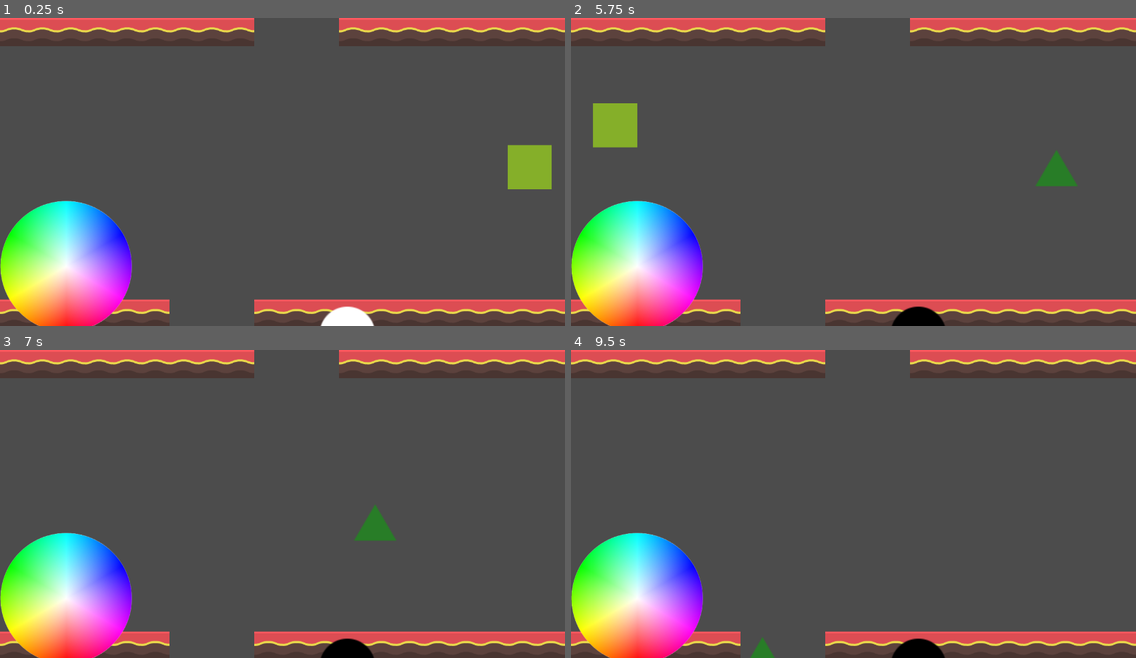
Above: before the commit, frames 1-4 (two rows, left to right).
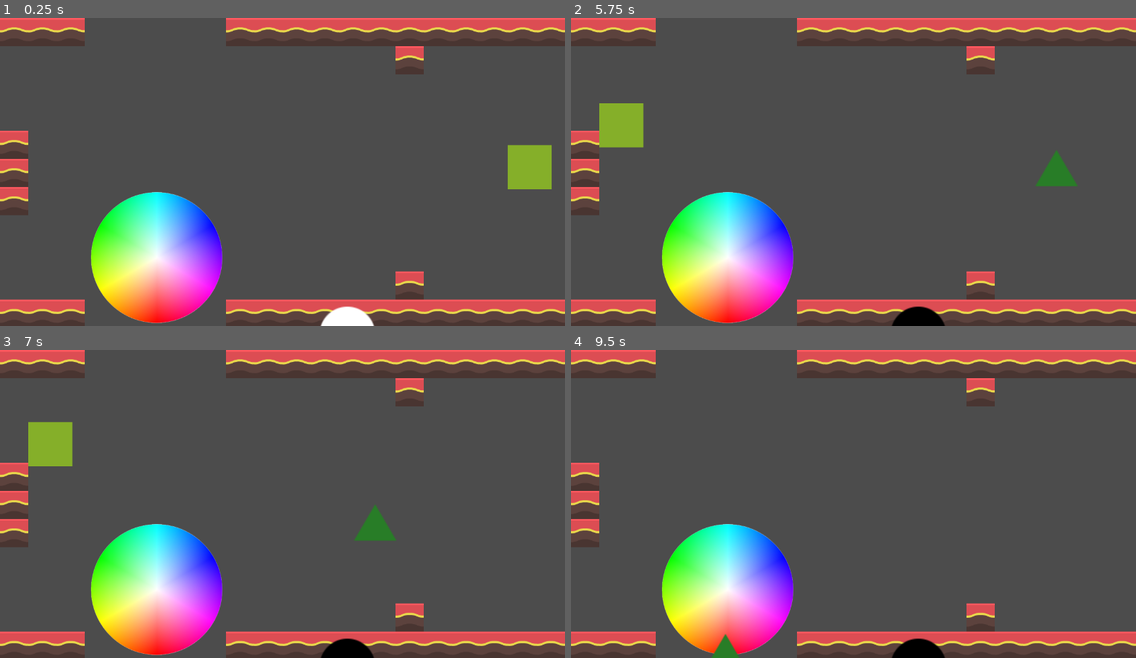
Above: after the commit, the same moments.

Repository: fgonzale99/gravedad
Game: Godot game, scene res://main.tscn
Two runs of this game, one before a commit and one after it. Both use one fixed random seed, a clock stepped at 60 frames per second and the inputs below.
Inputs (mouse positions are in pixels of both pictures, inside the frame that each line leads up to):
- Up to frame 1 (0.25 s): no input
- Up to frame 2 (5.75 s): move the mouse to (977, 156) at 0.52 s; click (977, 156) at 0.67 s; move the mouse to (740, 187) at 1.27 s; click (740, 187) at 1.42 s; move the mouse to (910, 104) at 2.02 s; click (910, 104) at 2.17 s; move the mouse to (825, 233) at 2.77 s; click (825, 233) at 2.92 s; move the mouse to (1023, 218) at 3.52 s; click (1023, 218) at 3.67 s; move the mouse to (684, 125) at 4.27 s; click (684, 125) at 4.42 s; move the mouse to (881, 172) at 5.02 s; click (881, 172) at 5.17 s
- Up to frame 3 (7 s): move the mouse to (197, 427) at 5.77 s; click (197, 427) at 5.92 s; move the mouse to (406, 488) at 6.52 s; click (406, 488) at 6.67 s
- Up to frame 4 (9.5 s): move the mouse to (740, 519) at 7.27 s; click (740, 519) at 7.42 s; move the mouse to (910, 436) at 8.02 s; click (910, 436) at 8.17 s; move the mouse to (825, 565) at 8.77 s; click (825, 565) at 8.92 s

The runs differ from the first frame. In frame 1, 19% of the frame differs, in the area x 0-75%, y 0-100%; in frame 2, 19%; in frame 3, 20%; in frame 4, 19%.

Commit message:
compuertas al fondo
posicion wheel y nuevas compuertas

Diff:
--- a/Main.tscn
+++ b/Main.tscn
@@ -38,7 +38,7 @@
 tile_set = SubResource( 3 )
 show_collision = true
 format = 1
-tile_data = PoolIntArray( 0, 0, 0, 1, 0, 0, 2, 0, 0, 3, 0, 0, 4, 0, 0, 5, 0, 0, 6, 0, 0, 7, 0, 0, 8, 0, 0, 12, 0, 0, 13, 0, 0, 14, 0, 0, 15, 0, 0, 16, 0, 0, 17, 0, 0, 18, 0, 0, 19, 0, 0, 655360, 0, 0, 655361, 0, 0, 655362, 0, 0, 655363, 0, 0, 655364, 0, 0, 655365, 0, 0, 655369, 0, 0, 655370, 0, 0, 6553 …(122 unchanged characters)…
+tile_data = PoolIntArray( 0, 0, 0, 1, 0, 0, 2, 0, 0, 8, 0, 0, 9, 0, 0, 10, 0, 0, 11, 0, 0, 12, 0, 0, 13, 0, 0, 14, 0, 0, 15, 0, 0, 16, 0, 0, 17, 0, 0, 18, 0, 0, 19, 0, 0, 65550, 0, 0, 262144, 0, 0, 327680, 0, 0, 393216, 0, 0, 589838, 0, 0, 655360, 0, 0, 655361, 0, 0, 655362, 0, 0, 655368, 0, 0, 655369, 0, 0, 655370, 0, 0, 6553 …(122 unchanged characters)…
 __meta__ = {
 "_edit_lock_": true
 }
@@ -48,7 +48,7 @@
 autostart = true
 
 [node name="ColorWheel" type="Sprite" parent="."]
-position = Vector2( 0, 414 )
+position = Vector2( 205, 394 )
 texture = ExtResource( 2 )
 offset = Vector2( 150, 150 )
 
--- a/enemigo.gd
+++ b/enemigo.gd
@@ -15,7 +15,6 @@
 # Called when the node enters the scene tree for the first time.
 func _ready():
 	randomize()
-
 
 	var escenaPrincipal=get_tree().get_root().find_node("EscenaPrincipal", true, false)
 	#captura señal de escena principal
@@ -43,14 +42,11 @@
 	#verifica color actual del nodo
 	var spriteColor= get_node("Sprite").modulate
 
-
 	var grav = sqrt(pow(selectedColor[0]-spriteColor[0],2) + pow(selectedColor[1]-spriteColor[1],2) + pow(selectedColor[2]-spriteColor[2],2))
 	#print(grav)
 	var acc = 2.2
 	v_speed = v_speed + (sqrt(3) * acc/2 - grav * acc)
 	move_and_slide(Vector2(-h_speed, v_speed))
-
-
 
 
 func _on_VisibilityNotifier2D_screen_exited():
@@ -59,8 +55,6 @@
 
 
 
-
-
 func _on_Area2D_body_entered(body):
 	print(body.name)
 	pass # Replace with function body.
--- a/main.tscn
+++ b/main.tscn
@@ -38,7 +38,7 @@
 tile_set = SubResource( 3 )
 show_collision = true
 format = 1
-tile_data = PoolIntArray( 0, 0, 0, 1, 0, 0, 2, 0, 0, 3, 0, 0, 4, 0, 0, 5, 0, 0, 6, 0, 0, 7, 0, 0, 8, 0, 0, 12, 0, 0, 13, 0, 0, 14, 0, 0, 15, 0, 0, 16, 0, 0, 17, 0, 0, 18, 0, 0, 19, 0, 0, 655360, 0, 0, 655361, 0, 0, 655362, 0, 0, 655363, 0, 0, 655364, 0, 0, 655365, 0, 0, 655369, 0, 0, 655370, 0, 0, 6553 …(122 unchanged characters)…
+tile_data = PoolIntArray( 0, 0, 0, 1, 0, 0, 2, 0, 0, 8, 0, 0, 9, 0, 0, 10, 0, 0, 11, 0, 0, 12, 0, 0, 13, 0, 0, 14, 0, 0, 15, 0, 0, 16, 0, 0, 17, 0, 0, 18, 0, 0, 19, 0, 0, 65550, 0, 0, 262144, 0, 0, 327680, 0, 0, 393216, 0, 0, 589838, 0, 0, 655360, 0, 0, 655361, 0, 0, 655362, 0, 0, 655368, 0, 0, 655369, 0, 0, 655370, 0, 0, 6553 …(122 unchanged characters)…
 __meta__ = {
 "_edit_lock_": true
 }
@@ -48,7 +48,7 @@
 autostart = true
 
 [node name="ColorWheel" type="Sprite" parent="."]
-position = Vector2( 0, 414 )
+position = Vector2( 205, 394 )
 texture = ExtResource( 2 )
 offset = Vector2( 150, 150 )
 
